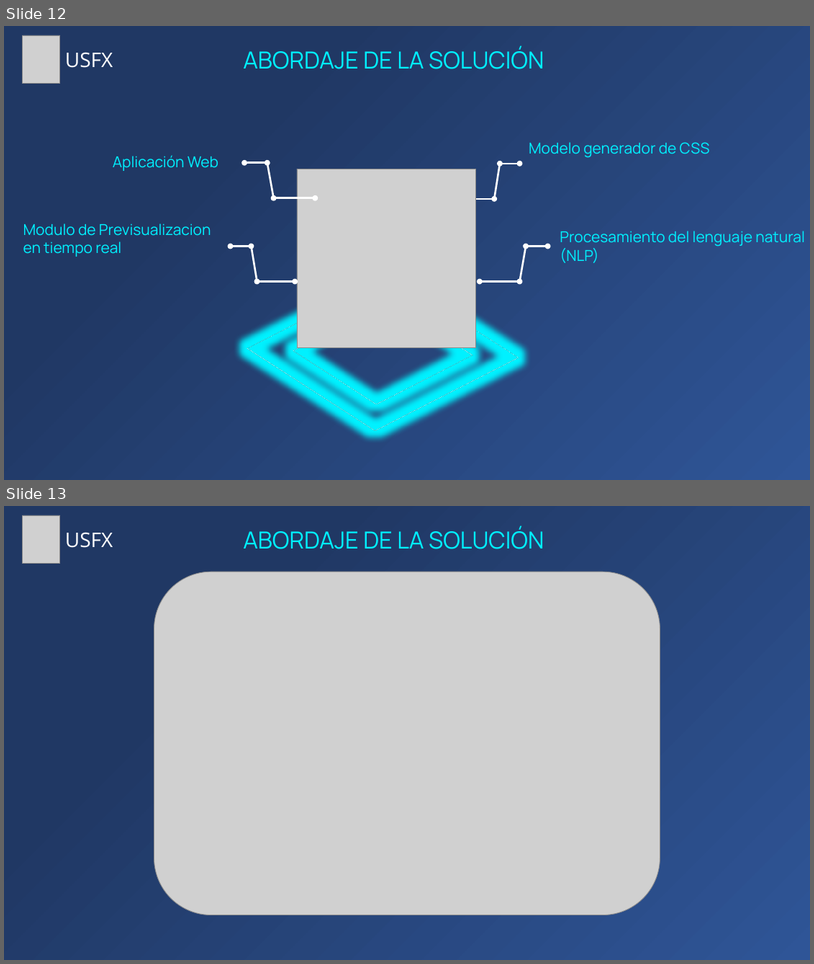
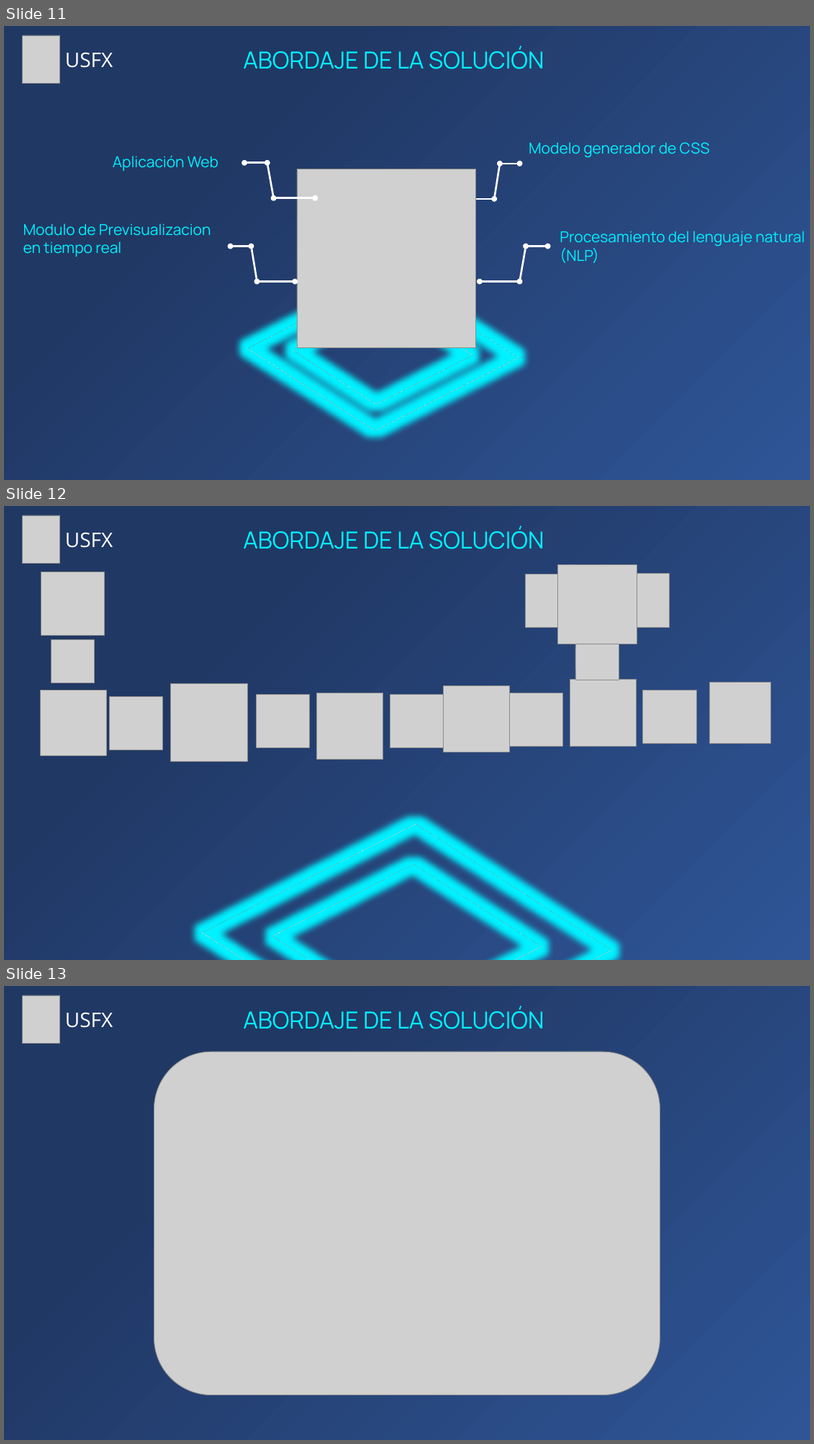
Before and after one commit to Zelechos/Generador-Css, a slide deck: documents/Presentación de Perfil - Modelo Generador CSS.pptx. Shown one above the other, each under a label of ours: slides 12 and 13 before the commit, slides 11, 12 and 13 after it. The pictures are 814x964 and 814x1444 pixels, drawn with LibreOffice and Linux fonts; fonts in the diff are those of the drawing; grey boxes stand for pictures. Boxes give left, top, right and bottom in pixels: in the first picture for what was removed or moved away, otherwise in the second. Text is boxed around its words. In the diff, an @@ line names an element or a change of style, - is before the commit and + after.

```diff
--- a/documents/Presentación de Perfil - Modelo Generador CSS.pptx
+++ b/documents/Presentación de Perfil - Modelo Generador CSS.pptx
@@ slide 12 added at box(4, 506, 810, 960), background gradient #2F5597 to #203864 @@
@@ picture added at box(22, 515, 60, 563) @@
@@ text added at box(243, 526, 544, 549), 28 pt, text #00F1FF @@
+ABORDAJE DE LA SOLUCIÓN
@@ text added at box(65, 532, 113, 548), 24 pt, text #FFFFFF @@
+USFX
@@ picture added at box(558, 565, 638, 644) @@
@@ picture added at box(41, 572, 104, 635) @@
@@ picture added at box(525, 574, 579, 628) @@
@@ picture added at box(615, 573, 670, 628) @@
@@ picture added at box(52, 640, 95, 683) @@
@@ picture added at box(576, 636, 619, 680) @@
@@ picture added at box(40, 690, 106, 756) @@
@@ picture added at box(109, 696, 162, 749) @@
@@ picture added at box(171, 684, 248, 762) @@
@@ picture added at box(256, 694, 309, 747) @@
@@ picture added at box(316, 692, 383, 759) @@
@@ picture added at box(391, 694, 444, 747) @@
@@ picture added at box(444, 686, 510, 752) @@
@@ picture added at box(509, 692, 563, 746) @@
@@ picture added at box(570, 680, 637, 746) @@
@@ picture added at box(643, 690, 697, 743) @@
@@ picture added at box(710, 682, 771, 743) @@
@@ frame added at box(203, 736, 612, 960), outline #FFFFFF 1 pt @@
@@ what was slide 12 is now slide 11 @@
```
Also in this commit, not shown: 4 slides changed, 1 slide removed.
